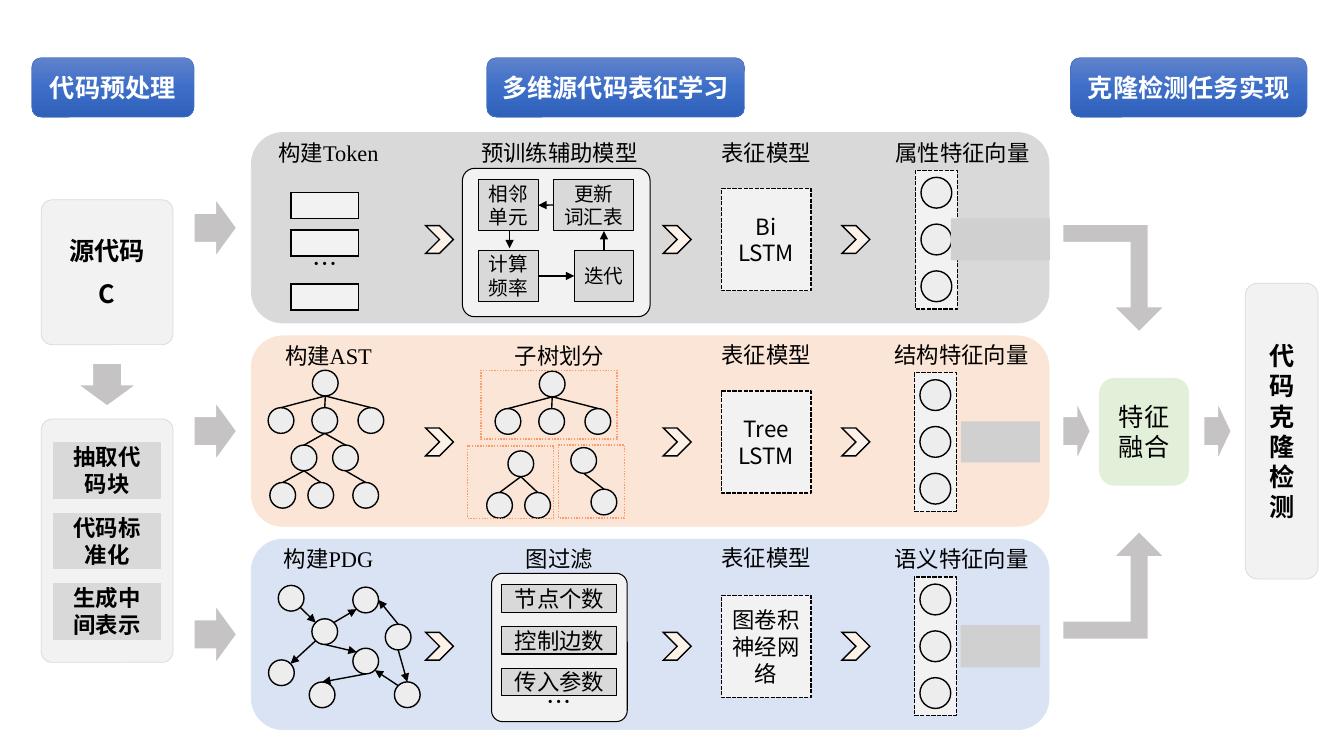
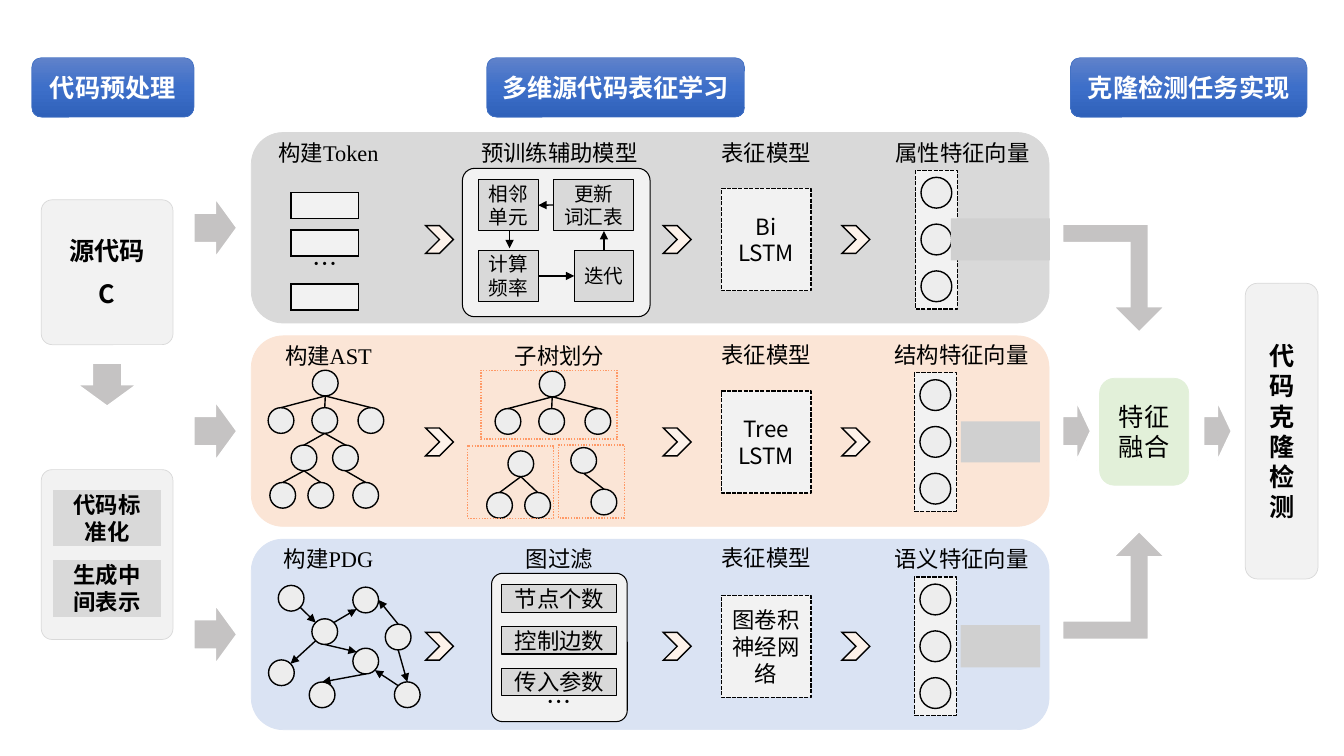
Before and after one commit to Wangdan-code/New_Graduation_Thesis, a slide deck: slide 6 of graduate-thesis/figures/ppt.pptx. Drawn at 1344x756 pixels with LibreOffice and Linux fonts; fonts in the diff are those of the drawing; grey boxes stand for pictures. Boxes give left, top, right and bottom in pixels: in the first picture for what was removed or moved away, otherwise in the second. Text is boxed around its words. In the diff, an @@ line names an element or a change of style, - is before the commit and + after.

```diff
--- a/graduate-thesis/figures/ppt.pptx
+++ b/graduate-thesis/figures/ppt.pptx
@@ rectangle removed at (53,443,160,498) @@
-抽取代码块
@@ rounded rectangle: place and size @@
-rounded rectangle at (41,419,173,662)
+rounded rectangle at (41,470,173,640)
@@ rectangle "代码标准化": place and size @@
-rectangle "代码标准化" at (53,513,160,569)
+rectangle "代码标准化" at (53,490,160,545)
@@ rectangle "生成中间表示": place and size @@
-rectangle "生成中间表示" at (53,584,160,639)
+rectangle "生成中间表示" at (53,561,160,616)
```
Also in this commit, not shown: 1 slide added, 5 other files.
